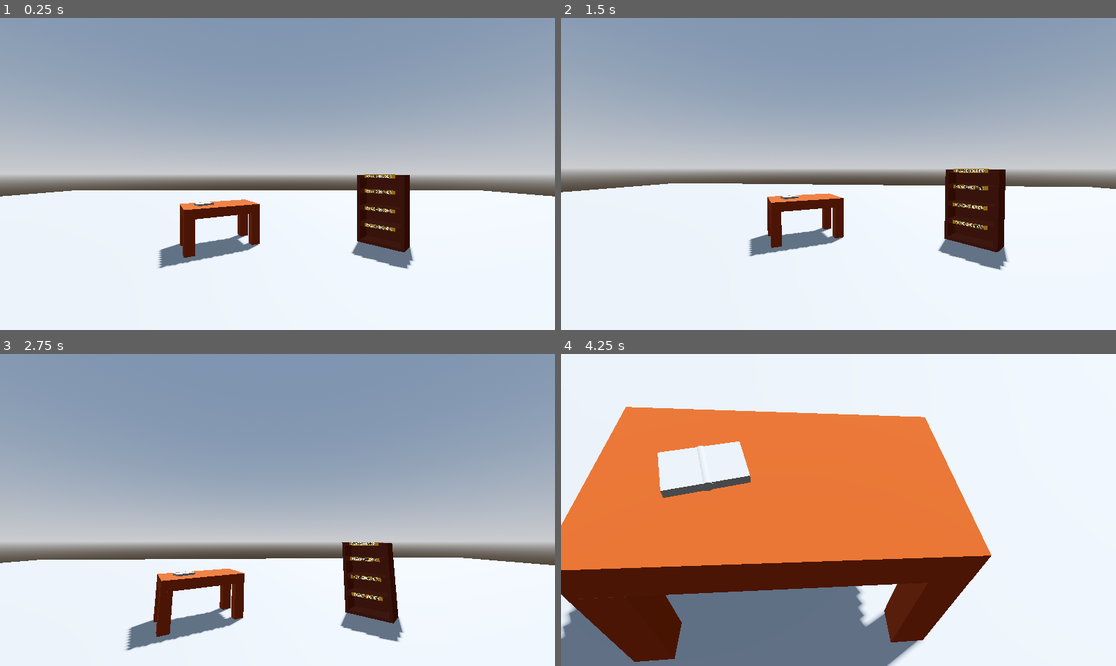
Above: before the commit, frames 1-4 (two rows, left to right).
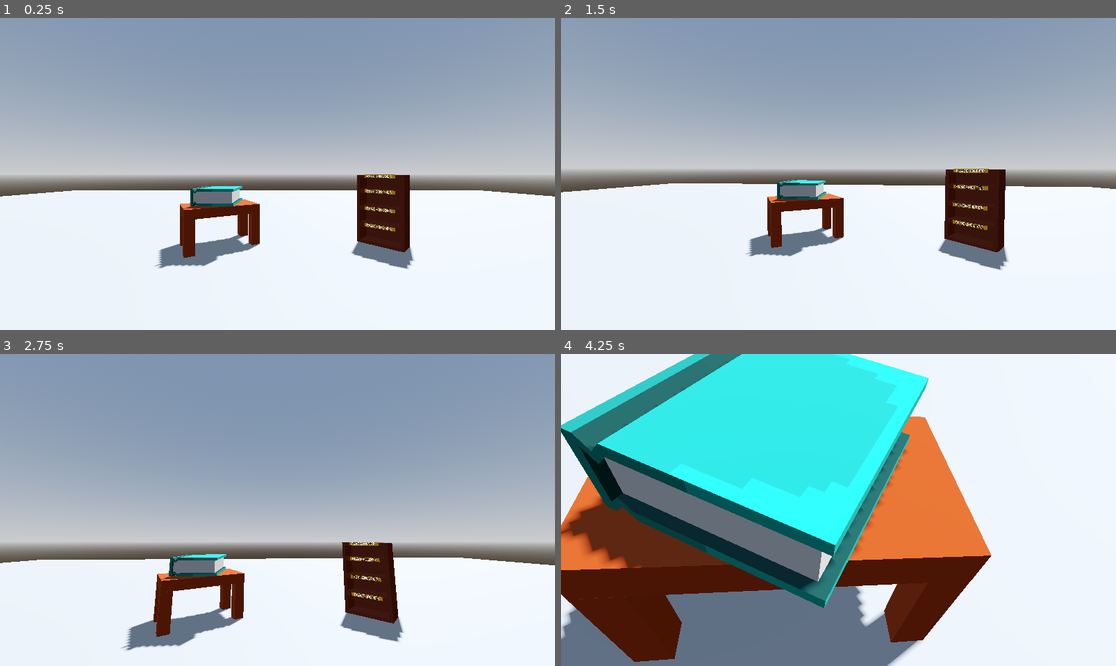
Above: after the commit, the same moments.

Repository: AJaxx86/make-anything-jam-26
Game: Godot game, scene res://world.tscn
Same seed, same stepped clock (60 frames per second), same inputs: the game is played once before the commit and once after it.
Inputs (mouse positions are in pixels of both pictures, inside the frame that each line leads up to):
- Up to frame 1 (0.25 s): no input
- Up to frame 2 (1.5 s): tap Enter at 0.5 s; move the mouse to (960, 158) at 0.52 s; press the mouse at (960, 158) at 0.53 s; move the mouse to (727, 189) at 1.27 s; release the mouse at (727, 189) at 1.28 s; click (727, 189) at 1.35 s
- Up to frame 3 (2.75 s): move the mouse to (333, 441) at 2.02 s; press the mouse at (333, 441) at 2.03 s
- Up to frame 4 (4.25 s): move the mouse to (810, 572) at 2.77 s; release the mouse at (810, 572) at 2.78 s; click (810, 572) at 2.85 s; move the mouse to (1005, 556) at 3.52 s; press the mouse at (1005, 556) at 3.53 s

The runs differ from the first frame. In frame 1, 0.7% of the frame differs, in the area x 27-44%, y 53-80%; in frame 2, 0.7%; in frame 3, 0.9%; in frame 4, 37%, in the area x 0-67%, y 0-82%.
Error before the commit: Parse Error: Typed dictionaries require exactly two collection element types. (res://global.gd:3)

Commit message:
BOOKS!!!!!

Diff:
--- a/global.gd
+++ b/global.gd
@@ -1,6 +1,6 @@
 extends Node
 
-var facts: Dictionary[Array] = {
+var facts: Dictionary[String, Array] = {
 	"space": [],
 	"history": [],
 	"animals": [],
--- a/world.tscn
+++ b/world.tscn
@@ -5,6 +5,8 @@
 [ext_resource type="Script" uid="uid://cacacaq8un183" path="res://player_cam.gd" id="2_tlwt5"]
 [ext_resource type="PackedScene" uid="uid://bpsfi1tskpjla" path="res://interactables/bookshelf.tscn" id="4_036b0"]
 [ext_resource type="PackedScene" uid="uid://dk10ax2q8kp4t" path="res://interactables/table.tscn" id="5_036b0"]
+[ext_resource type="Texture2D" uid="uid://b3hl2pyssdd2s" path="res://books/Aqua Book.png" id="6_pkg7o"]
+[ext_resource type="ArrayMesh" uid="uid://c76ngjvbo0cmx" path="res://books/Blue_Book.obj" id="7_gbfbk"]
 
 [sub_resource type="ProceduralSkyMaterial" id="ProceduralSkyMaterial_f3sb7"]
 sky_horizon_color = Color(0.66224277, 0.6717428, 0.6867428, 1)
@@ -18,6 +20,10 @@
 sky = SubResource("Sky_fj7yv")
 tonemap_mode = 2
 glow_enabled = true
+
+[sub_resource type="StandardMaterial3D" id="StandardMaterial3D_pkg7o"]
+albedo_texture = ExtResource("6_pkg7o")
+texture_filter = 0
 
 [node name="World" type="Node3D" unique_id=921156161]
 
@@ -54,3 +60,8 @@
 
 [node name="Table" parent="." unique_id=1557502727 instance=ExtResource("5_036b0")]
 transform = Transform3D(0.8660254, 0, 0.5, 0, 1, 0, -0.5, 0, 0.8660254, -1.6794432, -0.017860532, -5.9000406)
+
+[node name="BlueBook" type="MeshInstance3D" parent="." unique_id=319605600]
+transform = Transform3D(1, 0, 0, 0, 1, 0, 0, 0, 1, -1.9436346, 1.2084367, -6.428647)
+material_override = SubResource("StandardMaterial3D_pkg7o")
+mesh = ExtResource("7_gbfbk")
Binary file added: books/Aqua Book.png
Not shown, added: books/Aqua Book.png.import
Binary file added: books/Black Book.png
Not shown, added: books/Black Book.png.import
Binary file added: books/Blue Book.png
Not shown, added: books/Blue Book.png.import
Not shown, added: books/Blue_Book.obj
Not shown, added: books/Blue_Book.obj.import
Binary file added: books/Brown Book.png
Not shown, added: books/Brown Book.png.import
Binary file added: books/Green Book.png
Not shown, added: books/Green Book.png.import
(and 6 more such lines)
